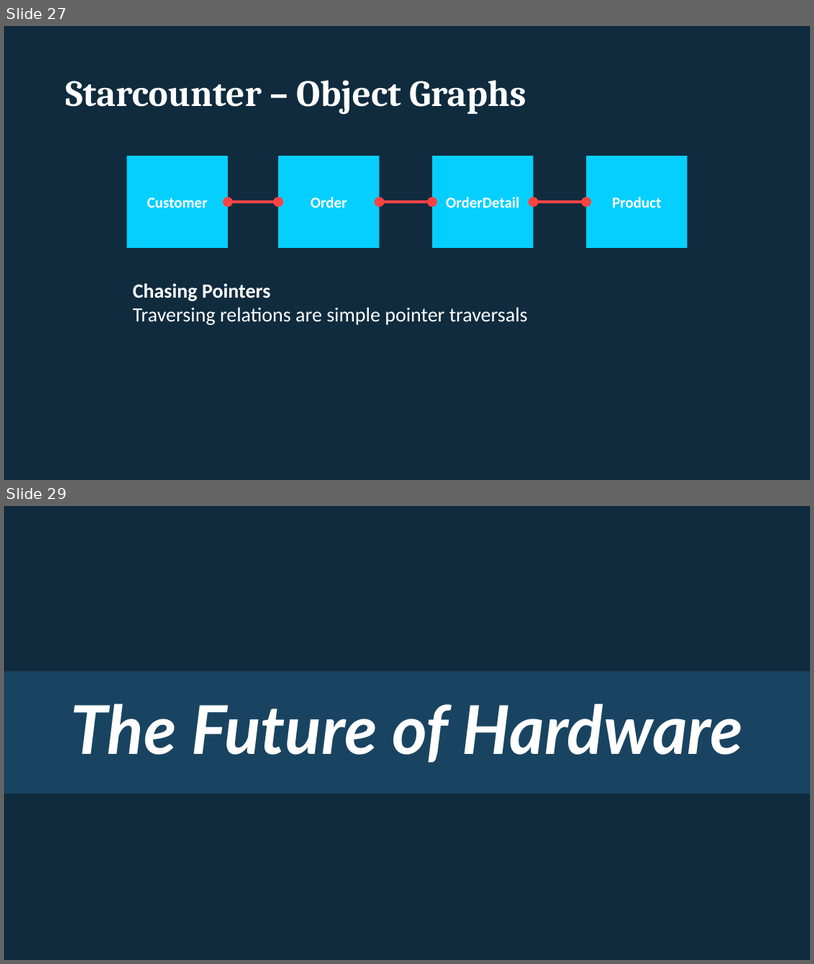
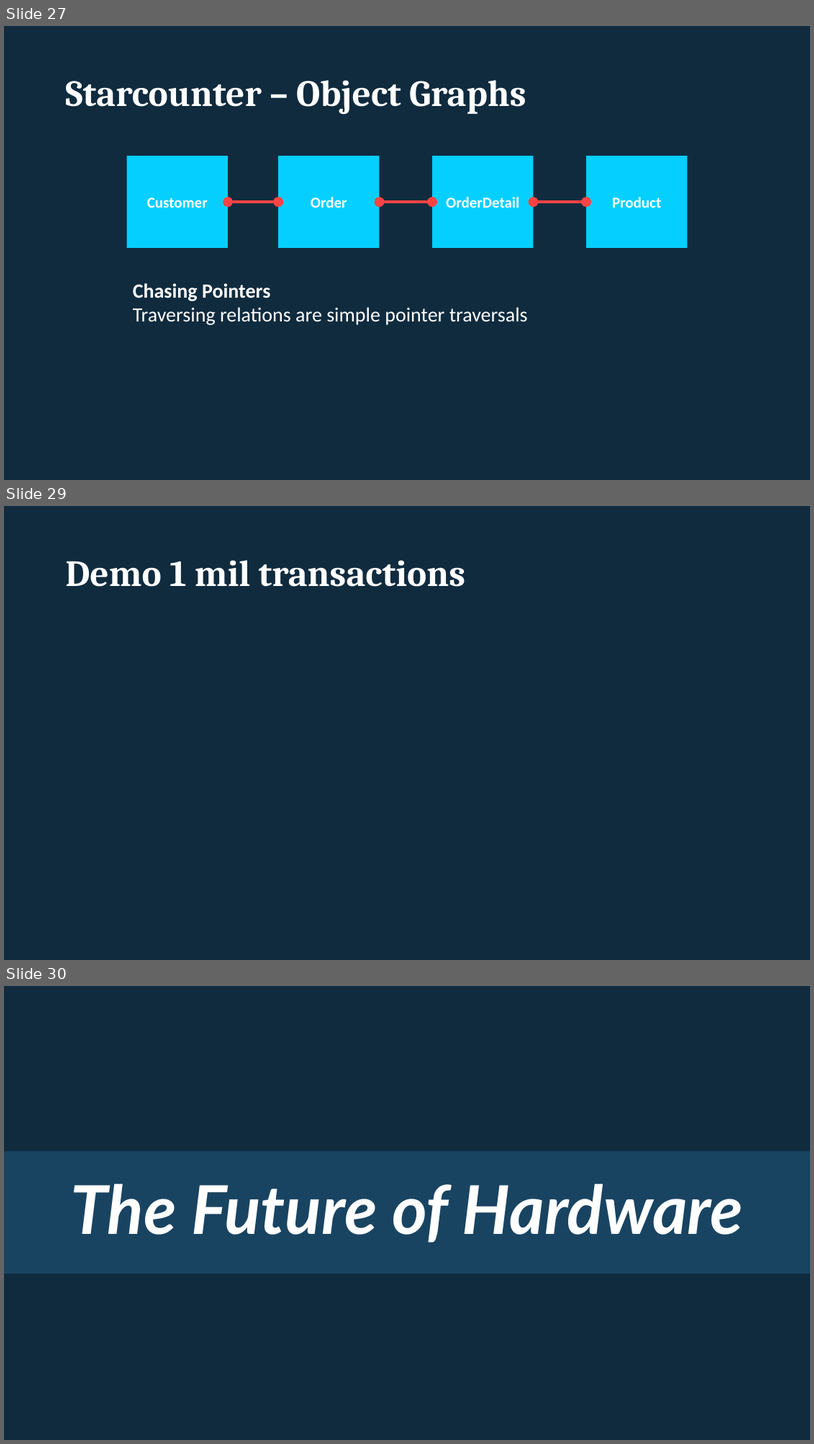
Before and after one commit to rogeralsing/Presentations, a slide deck: Starcounter/imcs.pptx. Shown one above the other, each under a label of ours: slides 27 and 29 before the commit, slides 27, 29 and 30 after it; the slides between them are not shown. The pictures are 814x964 and 814x1444 pixels, drawn with LibreOffice and Linux fonts; fonts in the diff are those of the drawing. Boxes give left, top, right and bottom in pixels: in the first picture for what was removed or moved away, otherwise in the second. Text is boxed around its words. In the diff, an @@ line names an element or a change of style, - is before the commit and + after.

```diff
--- a/Starcounter/imcs.pptx
+++ b/Starcounter/imcs.pptx
@@ slide 29 added at <box>4,506,810,960</box>, background #102B3E @@
@@ title added at <box>65,560,466,587</box>, 44 pt, text #FFFFFF, bold @@
+Demo 1 mil transactions
@@ what was slide 29 is now slide 30 @@
```
Also in this commit, not shown: 1 slide changed, 1 other slide added, 1 slide removed, 1 other file.
